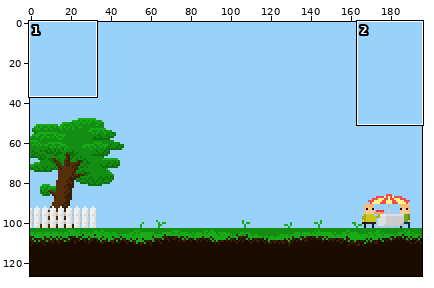
Two versions of one pixel-art file, assets/concept/catchthethings.ase. Above, an overview of the earlier version with the close-up marked.
Close-up. Before the commit:
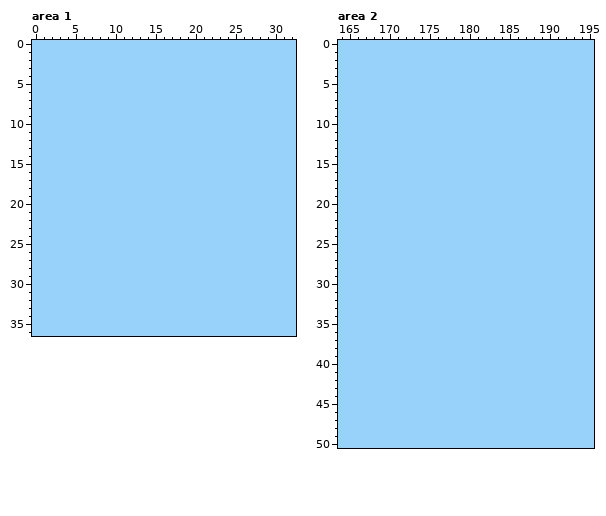
196x127 pixels, 1 frame. Shown: area 1: x 0..32, y 0..36; area 2: x 164..195, y 0..50. The commit also changed other parts of the picture, which this record leaves out.
The result:
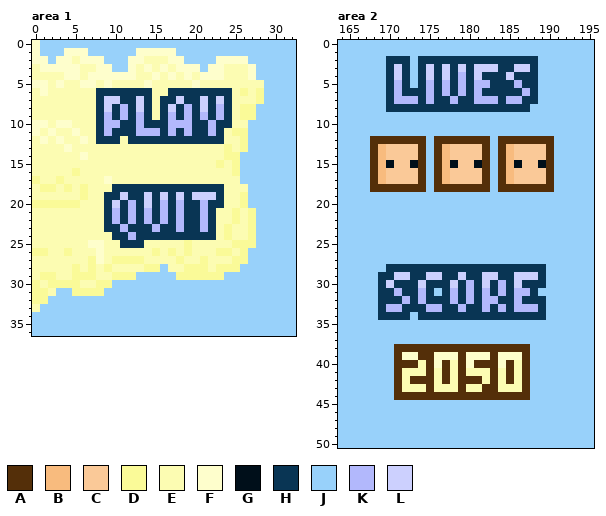
Palette (. is transparent): A #542f09  B #f8bb7e  C #fac998  D #fafa98  E #fcfcb2  F #fefecc  G #000f1a  H #093554  J #98d1fa  K #b2b8fc  L #ccd0fe
From old to new:
layer "menu cloud" added
layer "left menu" added
Area 1, layers "left menu", "menu cloud":
y 0: x 0 J -> F
y 1: x 0 J -> F; x 4..6 JJJ -> FFF; x 13..17 JJJJJ -> FFFFF
y 2: x 0..1 JJ -> FF; x 3..8 JJJJJJ -> FFEFFF; x 12..18 JJJJJJJ -> FFEEEFF; x 23..26 JJJJ -> FFFF
y 3: x 0..9 JJJJJJJJJJ -> EFFFFFEEFF; x 12..20 JJJJJJJJJ -> FEFEFEFFF; x 22..27 JJJJJJ -> FFEEEF
y 4: x 0..27 JJJJJJJJJJJJJJJJJJJJJJJJJJJJ -> EEEEFFEFFFFFFEEFEFEFEFFFEEEF
y 5: x 0..28 JJJJJJJJJJJJJJJJJJJJJJJJJJJJJ -> FFEFEEFFEFEEEEFEEEEEFEEEEEEEE
y 6: x 0..28 JJJJJJJJJJJJJJJJJJJJJJJJJJJJJ -> EFEEEEEEHHHHHHHEEHHHHHHHHEDED
y 7: x 0..28 JJJJJJJJJJJJJJJJJJJJJJJJJJJJJ -> EEEEEEEEHLLHHLHEHHLHHLHLHEEED
y 8: x 0..27 JJJJJJJJJJJJJJJJJJJJJJJJJJJJ -> EEEEEEEEHLHKHLHEHLHKHLHKHEDD
y 9: x 0..27 JJJJJJJJJJJJJJJJJJJJJJJJJJJJ -> EEEEEEEEHKHKHKHEHKHKHKHKHEDD
y 10: x 0..26 JJJJJJJJJJJJJJJJJJJJJJJJJJJ -> FFEFFEEEHKKHHKHHHKKKHHKHHEE
y 11: x 0..26 JJJJJJJJJJJJJJJJJJJJJJJJJJJ -> FEFEEFEEHKHHHKKKHKHKHHKHEDD
y 12: x 0..26 JJJJJJJJJJJJJJJJJJJJJJJJJJJ -> EFEFEEFEHHHEHHHHHHHHHHHHEED
y 13: x 0..26 JJJJJJJJJJJJJJJJJJJJJJJJJJJ -> EEEEFEEEEEEEEEEEEEEEEEEEDED
y 14: x 0..25 JJJJJJJJJJJJJJJJJJJJJJJJJJ -> EEEEEEFEEEEEEEEEEEEEEEEEDD
y 15: x 0..25 JJJJJJJJJJJJJJJJJJJJJJJJJJ -> EEEEEEEEEEEEEEEEEEEEEEEDED
y 16: x 0..25 JJJJJJJJJJJJJJJJJJJJJJJJJJ -> EEEEEDEEEEEEEEEEEEEEEEEEED
y 17: x 0..25 JJJJJJJJJJJJJJJJJJJJJJJJJJ -> DEEDEEEEEFEEEEEEEEEEEEEEEE
y 18: x 0..26 JJJJJJJJJJJJJJJJJJJJJJJJJJJ -> EDDEDEDEEEHHHHHHHHHHHHHHEEE
y 19: x 0..26 JJJJJJJJJJJJJJJJJJJJJJJJJJJ -> EEEEEEDEEHHLHHLHLHLHLLLHEED
y 20: x 0..26 JJJJJJJJJJJJJJJJJJJJJJJJJJJ -> DDDDDDEEEHLHKHLHKHKHHKHHEED
y 21..22: x 0..27 JJJJJJJJJJJJJJJJJJJJJJJJJJJJ -> EEEEEEEEEHKHKHKHKHKHHKHEEDED
y 23: x 0..27 JJJJJJJJJJJJJJJJJJJJJJJJJJJJ -> EEEEEEEEEHHKHHHKHHKHHKHEDEED
y 24: x 0..27 JJJJJJJJJJJJJJJJJJJJJJJJJJJJ -> EEEEEEEEEEHHKHHHHHHHHHHEDEED
y 25: x 0..27 JJJJJJJJJJJJJJJJJJJJJJJJJJJJ -> EEEEEEEFFEEHHHEEEEEDEEEEEDDD
y 26: x 0..26 JJJJJJJJJJJJJJJJJJJJJJJJJJJ -> DDEEDEEEFEEEEEEDEDEDEEEDDED
y 27: x 0..26 JJJJJJJJJJJJJJJJJJJJJJJJJJJ -> EEEEEEEDFEDDDDEEEEDEEDEEEDD
y 28: x 0..15 JJJJJJJJJJJJJJJJ -> EEEEEDEDEDEEEEDD; x 17..25 JJJJJJJJJ -> EEDDDEDDD
y 29: x 0..12 JJJJJJJJJJJJJ -> EDDEEDDDEEDDD; x 18..23 JJJJJJ -> DDDDDD
y 30: x 0..9 JJJJJJJJJJ -> DEDDDDEEDD
y 31: x 0..2 JJJ -> DDE; x 5..8 JJJJ -> DDDD
y 32: x 0..1 JJ -> DD
y 33: x 0 J -> E
Area 2, layer "left menu":
y 2: x 170..172 JJJ -> HHH; x 174..188 JJJJJJJJJJJJJJJ -> HHHHHHHHHHHHHHH
y 3: x 170..172 JJJ -> HLH; x 174..188 JJJJJJJJJJJJJJJ -> HLHLHLHLLLHHLLH
y 4: x 170..172 JJJ -> HLH; x 174..188 JJJJJJJJJJJJJJJ -> HLHLHKHLHHHLHHH
y 5: x 170..172 JJJ -> HKH; x 174..188 JJJJJJJJJJJJJJJ -> HKHKHKHKKHHHKHH
y 6: x 170..188 JJJJJJJJJJJJJJJJJJJ -> HKHHHKHKHKHKHHHHHKH
y 7: x 170..188 JJJJJJJJJJJJJJJJJJJ -> HKKKHKHHKHHKKKHKKHH
y 8: x 170..187 JJJJJJJJJJJJJJJJJJ -> HHHHHHHHHHHHHHHHHH
y 12: x 168..174 JJJJJJJ -> AAAAAAA; x 176..182 JJJJJJJ -> AAAAAAA; x 184..190 JJJJJJJ -> AAAAAAA
y 13..14: x 168..174 JJJJJJJ -> ABCCCCA; x 176..182 JJJJJJJ -> ABCCCCA; x 184..190 JJJJJJJ -> ABCCCCA
y 15: x 168..174 JJJJJJJ -> ABGCCGA; x 176..182 JJJJJJJ -> ABGCCGA; x 184..190 JJJJJJJ -> ABGCCGA
y 16..17: x 168..174 JJJJJJJ -> ABCCCCA; x 176..182 JJJJJJJ -> ABCCCCA; x 184..190 JJJJJJJ -> ABCCCCA
y 18: x 168..174 JJJJJJJ -> AAAAAAA; x 176..182 JJJJJJJ -> AAAAAAA; x 184..190 JJJJJJJ -> AAAAAAA
y 28: x 170..189 JJJJJJJJJJJJJJJJJJJJ -> HHHHHHHHHHHHHHHHHHHH
y 29: x 169..189 JJJJJJJJJJJJJJJJJJJJJ -> HHLLHHLLHHLHHLLHHLLLH
y 30: x 169..189 JJJJJJJJJJJJJJJJJJJJJ -> HLHHHLHHHLHKHLHKHLHHH
y 31: x 169..175 JJJJJJJ -> HHKHHKH; x 177..188 JJJJJJJJJJJJ -> HKHKHKHKHKKH
y 32: x 169..189 JJJJJJJJJJJJJJJJJJJJJ -> HHHKHKHHHKHKHKKHHKHHH
y 33: x 169..189 JJJJJJJJJJJJJJJJJJJJJ -> HKKHHHKKHHKHHKHKHKKKH
y 34: x 169..172 JJJJ -> HHHH; x 174..189 JJJJJJJJJJJJJJJJ -> HHHHHHHHHHHHHHHH
y 38: x 171..187 JJJJJJJJJJJJJJJJJ -> AAAAAAAAAAAAAAAAA
y 39: x 171..187 JJJJJJJJJJJJJJJJJ -> AFFAAFFFAFFFAFFFA
y 40: x 171..187 JJJJJJJJJJJJJJJJJ -> AAAEAFAEAFAAAFAEA
y 41: x 171..187 JJJJJJJJJJJJJJJJJ -> AEEEAEAEAEEEAEAEA
y 42: x 171..187 JJJJJJJJJJJJJJJJJ -> AEAAAEAEAAAEAEAEA
y 43: x 171..187 JJJJJJJJJJJJJJJJJ -> AEEEAEEEAEEAAEEEA
y 44: x 171..187 JJJJJJJJJJJJJJJJJ -> AAAAAAAAAAAAAAAAA
Where, in picture pixels (left, top, right, bottom), the same in both close-ups:
changed: (32, 40, 264, 312)
changed: (386, 56, 538, 112)
changed: (370, 136, 554, 192)
changed: (378, 264, 546, 400)
